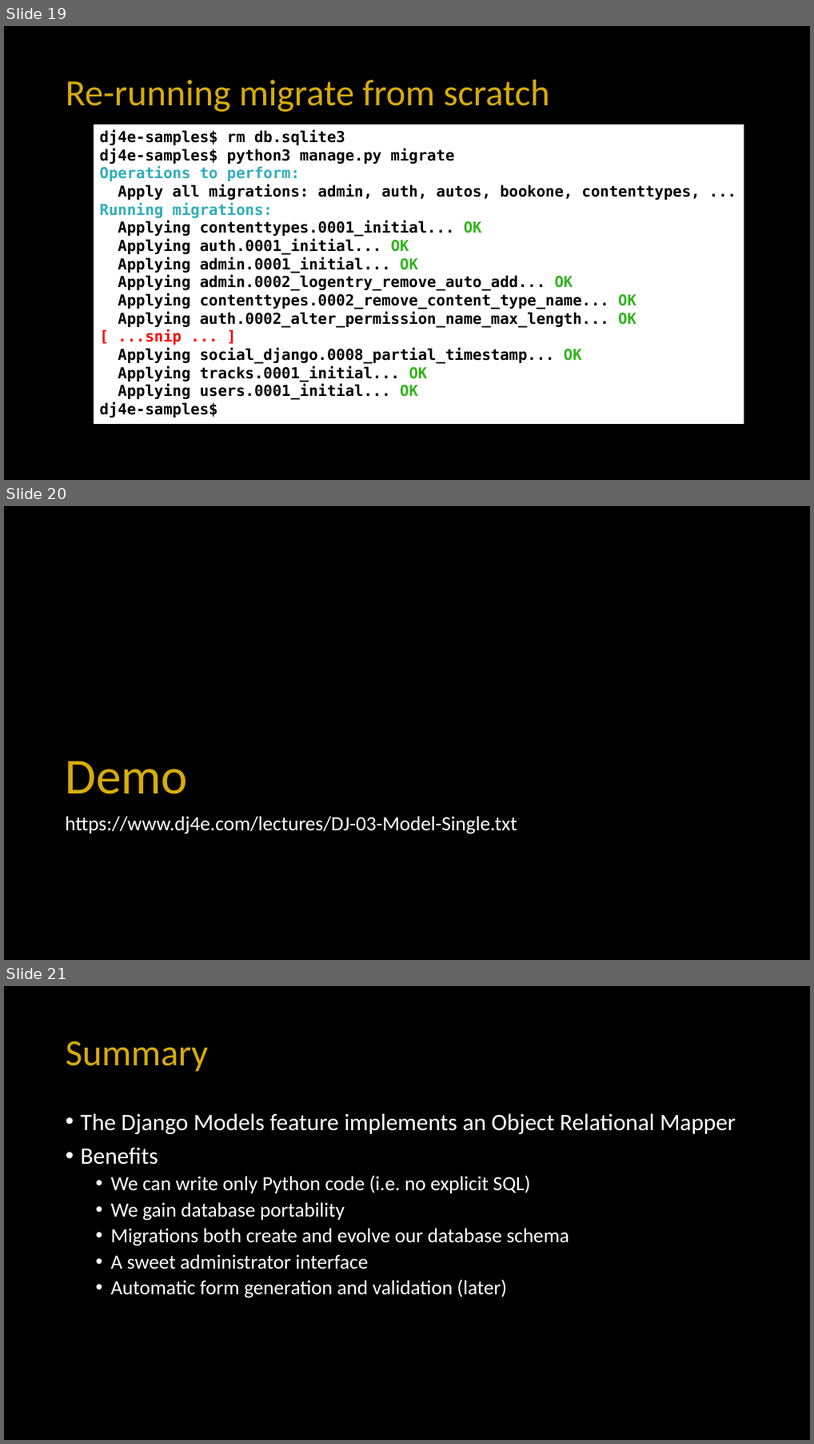
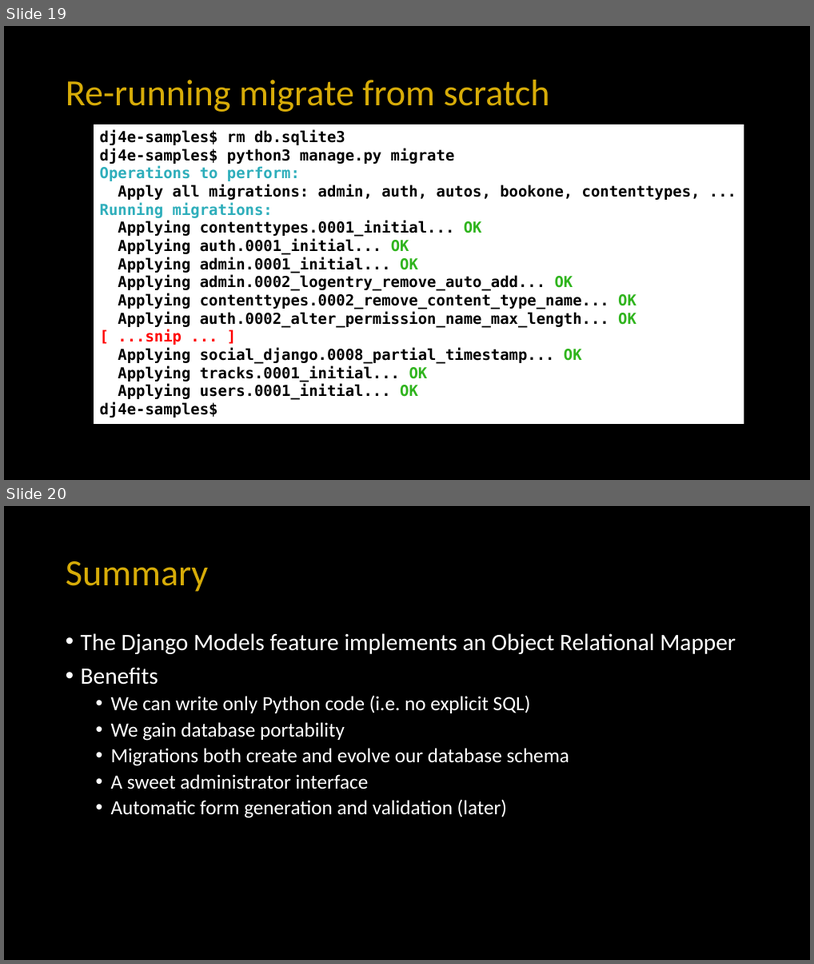
Before and after one commit to csev/dj4e, a slide deck: lectures/DJ-02-Model-Single.pptx. Shown one above the other, each under a label of ours: slides 19, 20 and 21 before the commit, slides 19 and 20 after it. The pictures are 814x1444 and 814x964 pixels, drawn with LibreOffice and Linux fonts; fonts in the diff are those of the drawing. Boxes give left, top, right and bottom in pixels: in the first picture for what was removed or moved away, otherwise in the second. Text is boxed around its words. In the diff, an @@ line names an element or a change of style, - is before the commit and + after.

```diff
--- a/lectures/DJ-02-Model-Single.pptx
+++ b/lectures/DJ-02-Model-Single.pptx
@@ slide 20 removed at [4,506,810,960], background #000000 @@
@@ title removed at [65,760,188,794] @@
-Demo
@@ text removed at [65,816,517,834] @@
-https://www.dj4e.com/lectures/DJ-03-Model-Single.txt
@@ what was slide 21 is now slide 20 @@
```
Also in this commit, not shown: 1 other file.
